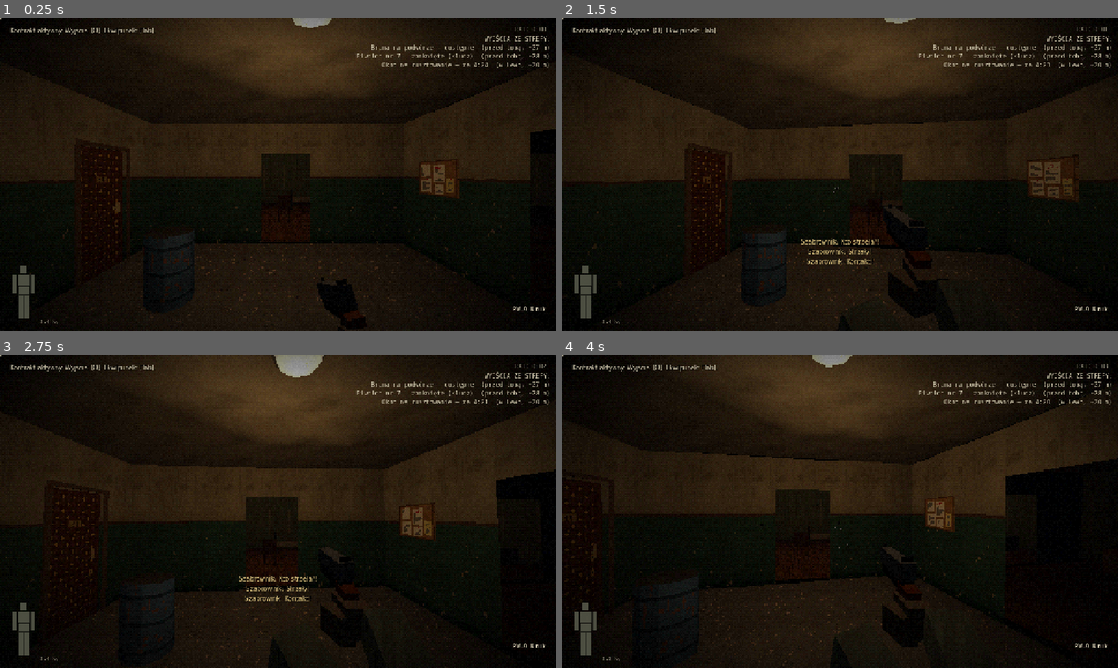
Above: before the commit, frames 1-4 (two rows, left to right).
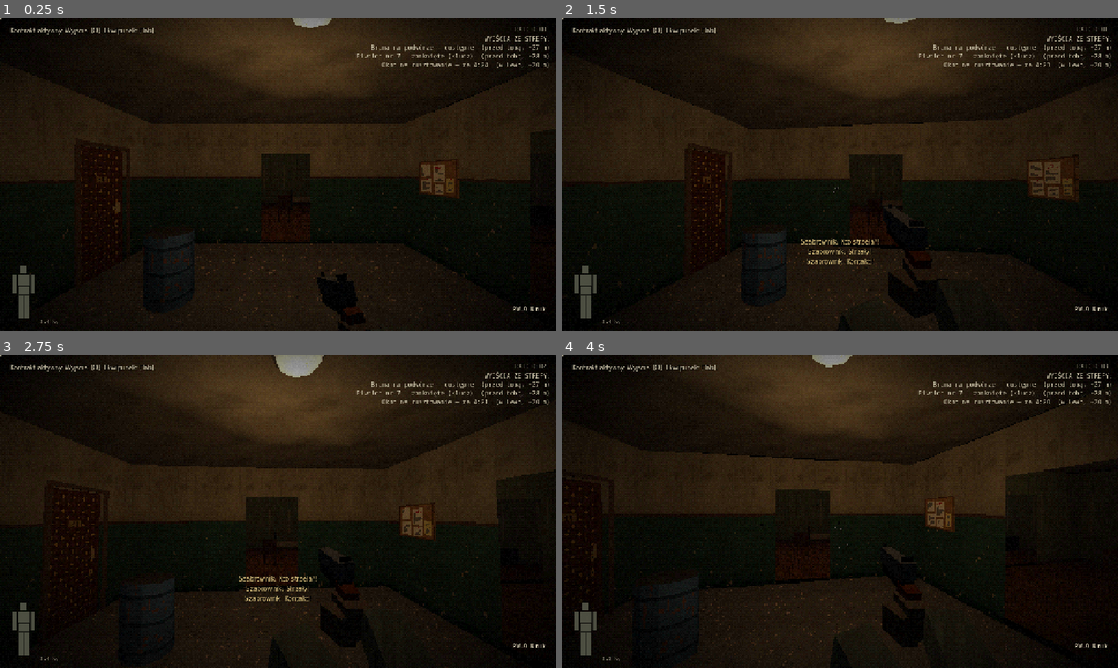
Above: after the commit, the same moments.

Repository: budownik1203/k-12
Game: Godot game, scene res://scenes/rajd.tscn
Two runs of this game, one before a commit and one after it. Both use one fixed random seed, a clock stepped at 60 frames per second and the inputs below. This scene is started directly instead of the project's main scene.
Inputs (mouse positions are in pixels of both pictures, inside the frame that each line leads up to):
- Up to frame 1 (0.25 s): no input
- Up to frame 2 (1.5 s): tap Enter at 0.5 s; move the mouse to (867, 174) at 0.52 s; hold Shift (bieg) 0.53-1.28 s; click (867, 174) at 0.67 s; tap Ctrl (kucanie) at 0.8, 1.35 s; move the mouse to (812, 174) at 1.27 s; click (812, 174) at 1.42 s
- Up to frame 3 (2.75 s): tap L (latarka) at 1.55, 2.1 s; move the mouse to (289, 505) at 2.02 s; press the mouse at (289, 505) at 2.03 s
- Up to frame 4 (4 s): move the mouse to (834, 517) at 2.77 s; release the mouse at (834, 517) at 2.78 s; click (834, 517) at 2.85 s; tap C at 3.05, 3.6 s; move the mouse to (878, 514) at 3.52 s; hold Shift (bieg) from 3.53 s (still down); click (878, 514) at 3.67 s

The runs differ from the first frame. In frame 1, 0.2% of the frame differs, in the area x 57-66%, y 81-99%; in frame 2, less than 0.1%; in frame 3, less than 0.1%; in frame 4, less than 0.1%.

Commit message:
Demo 0.1: oświetlenie per pomieszczenie, walidacja nawigacji po synchronizacji mapy, README, stan demo, zrzuty
Co-Authored-By: Claude Opus 5.5 <noreply@anthropic.com>
Claude-Session: https://claude.ai/code/session_01EgkBz72bYqcVRe933EWWux

Diff:
--- a/narzedzia/zbuduj_scene.gd
+++ /dev/null
@@ -1,173 +0,0 @@
-extends SceneTree
-## Składa scenę próbki z wygenerowanych modeli i zapisuje ją jako scenes/probka.tscn.
-## Uruchomienie (w katalogu projektu):  godot --headless --script res://narzedzia/zbuduj_scene.gd
-
-const H := 2.8
-const PIETRA := 2
-const M := "res://assets/models/"
-
-var scena: Node3D
-
-
-func _init() -> void:
-	scena = Node3D.new()
-	scena.name = "Probka"
-	scena.set_script(load("res://scripts/probka.gd"))
-
-	_srodowisko()
-	_dodaj("klatka_schodowa", Vector3.ZERO, 0, "KlatkaSchodowa")
-
-	# drzwi: [model, pozycja, obrót]
-	var drzwi := [
-		["drzwi_piwnica", Vector3(0, 0, 1.3), 90],
-		["drzwi_skaj_12", Vector3(0.75, 0, 2.6), 180],
-		["drzwi_skaj_13", Vector3(0, H, 1.3), 90],
-		["drzwi_skaj_12", Vector3(0.75, H, 0), 0],
-		["drzwi_skaj_14", Vector3(0.75, H, 2.6), 180],
-		["drzwi_skaj_14", Vector3(0, 2 * H, 1.3), 90],
-		["drzwi_skaj_13", Vector3(0.75, 2 * H, 0), 0],
-		["drzwi_skaj_12", Vector3(0.75, 2 * H, 2.6), 180],
-	]
-	for d in drzwi:
-		_dodaj(d[0], d[1], d[2])
-
-	_dodaj("skrzynki_pocztowe", Vector3(0.8, 1.15, 0), 0)
-	_dodaj("beczka", Vector3(0.36, 0, 0.36), 0)
-	_dodaj("hydrant", Vector3(4.75, H / 2 + 0.9, 0), 0)
-	_dodaj("tablica_ogloszen", Vector3(4.8, H / 2 + 1.25, 2.6), 180)
-	for k in PIETRA:
-		_dodaj("kaloryfer", Vector3(5.4, k * H + H / 2 + 0.1, 1.3), -90)
-	_dodaj("szafka", Vector3(5.05, H + H / 2, 0), 0)
-	_dodaj("skrzynia", Vector3(5.0, H + H / 2, 2.6), 180)
-
-	# lampy: pozycja mocowania, energia, awaria (0 = sprawna, -1 = bez skryptu migotania)
-	var lampy := [
-		[Vector3(0.8, H - 0.2, 1.3), 0.75, 0.08],
-		[Vector3(4.75, H + 1.2, 1.3), 0.6, 0.45],
-		[Vector3(0.8, 2 * H - 0.2, 1.3), 0.65, 0.7],
-		[Vector3(4.75, 3 * H, 1.3), 0.6, 1.0],
-		[Vector3(0.8, 3 * H, 1.3), 0.6, 1.0],
-	]
-	var i := 0
-	for l in lampy:
-		var p := _dodaj("plafon", l[0], 0, "Plafon%d" % i)
-		var light := OmniLight3D.new()
-		light.name = "Swiatlo%d" % i
-		light.position = l[0] + Vector3(0, -0.3, 0)
-		light.light_color = Color(1.0, 0.8, 0.58)
-		light.light_energy = l[1]
-		light.omni_range = 3.6
-		light.omni_attenuation = 2.0
-		if l[2] >= 0.0:
-			light.set_script(load("res://scripts/migotanie.gd"))
-			light.set("awaria", l[2])
-			light.set("plafon", NodePath("../" + p.name))
-		_own(light)
-		i += 1
-
-	# chłodne światło zza okien
-	for k in PIETRA:
-		var w := OmniLight3D.new()
-		w.name = "Okno%d" % k
-		w.position = Vector3(4.9, k * H + H / 2 + 1.5, 1.3)
-		w.light_color = Color(0.5, 0.56, 0.85)
-		w.light_energy = 0.2
-		w.omni_range = 3.2
-		_own(w)
-
-	_gracz()
-	_post()
-
-	var ps := PackedScene.new()
-	var err := ps.pack(scena)
-	if err == OK:
-		err = ResourceSaver.save(ps, "res://scenes/probka.tscn")
-	print("zapis sceny: ", error_string(err))
-	quit()
-
-
-func _own(n: Node, parent: Node = null) -> Node:
-	(parent if parent else scena).add_child(n)
-	n.owner = scena
-	return n
-
-
-func _dodaj(model: String, pos: Vector3, rot_deg: float, nazwa := "") -> Node3D:
-	var inst: Node3D = load(M + model + ".glb").instantiate()
-	inst.name = nazwa if nazwa != "" else model.to_pascal_case()
-	inst.position = pos
-	inst.rotation_degrees.y = rot_deg
-	scena.add_child(inst, true)
-	inst.owner = scena
-	return inst
-
-
-func _srodowisko() -> void:
-	var env := Environment.new()
-	env.background_mode = Environment.BG_COLOR
-	env.background_color = Color(0.005, 0.005, 0.008)
-	env.ambient_light_source = Environment.AMBIENT_SOURCE_COLOR
-	env.ambient_light_color = Color(0.42, 0.44, 0.52)
-	env.ambient_light_energy = 0.045
-	env.tonemap_mode = Environment.TONE_MAPPER_LINEAR
-	env.fog_enabled = true
-	env.fog_light_color = Color(0.012, 0.012, 0.016)
-	env.fog_density = 0.2
-	env.fog_sky_affect = 0.0
-	var we := WorldEnvironment.new()
-	we.name = "Srodowisko"
-	we.environment = env
-	_own(we)
-
-
-func _gracz() -> void:
-	var g := CharacterBody3D.new()
-	g.name = "Gracz"
-	g.set_script(load("res://scripts/gracz.gd"))
-	g.position = Vector3(0.8, 0.05, 1.9)
-	g.rotation_degrees.y = -90
-	_own(g)
-	var col := CollisionShape3D.new()
-	col.name = "Ksztalt"
-	var cap := CapsuleShape3D.new()
-	cap.radius = 0.28
-	cap.height = 1.75
-	col.shape = cap
-	col.position.y = 0.875
-	_own(col, g)
-	var head := Node3D.new()
-	head.name = "Glowa"
-	head.position.y = 1.62
-	_own(head, g)
-	var cam := Camera3D.new()
-	cam.name = "Kamera"
-	cam.fov = 75
-	cam.near = 0.05
-	cam.far = 60
-	cam.current = true
-	_own(cam, head)
-	var fl := SpotLight3D.new()
-	fl.name = "Latarka"
-	fl.position = Vector3(0.12, -0.12, 0)
-	fl.light_color = Color(1.0, 0.95, 0.82)
-	fl.light_energy = 2.4
-	fl.spot_range = 14.0
-	fl.spot_angle = 24.0
-	fl.spot_attenuation = 0.8
-	fl.shadow_enabled = true
-	fl.visible = false
-	_own(fl, cam)
-
-
-func _post() -> void:
-	var layer := CanvasLayer.new()
-	layer.name = "PostPSX"
-	_own(layer)
-	var rect := ColorRect.new()
-	rect.name = "Dither"
-	rect.set_anchors_preset(Control.PRESET_FULL_RECT)
-	rect.mouse_filter = Control.MOUSE_FILTER_IGNORE
-	var mat := ShaderMaterial.new()
-	mat.shader = load("res://shaders/psx_post.gdshader")
-	rect.material = mat
-	_own(rect, layer)
--- a/probka/gracz.gd
+++ /dev/null
@@ -1,63 +0,0 @@
-extends CharacterBody3D
-## Prosty kontroler FPS do oglądania próbki.
-## WSAD ruch, Shift bieg, Ctrl kucanie, F latarka, LPM łapie mysz, Esc ją puszcza.
-
-@export var walk_speed := 2.6
-@export var run_speed := 4.6
-@export var crouch_speed := 1.4
-@export var mouse_sens := 0.0022
-@export var stand_height := 1.62
-@export var crouch_height := 1.0
-
-@onready var head: Node3D = $Glowa
-@onready var camera: Camera3D = $Glowa/Kamera
-@onready var flashlight: SpotLight3D = $Glowa/Kamera/Latarka
-
-var controls_enabled := true
-var _bob := 0.0
-var _gravity := 9.8
-
-
-func _unhandled_input(event: InputEvent) -> void:
-	if not controls_enabled:
-		return
-	if event is InputEventMouseButton and event.pressed and Input.mouse_mode != Input.MOUSE_MODE_CAPTURED:
-		Input.mouse_mode = Input.MOUSE_MODE_CAPTURED
-	elif event is InputEventKey and event.pressed and not event.echo:
-		match event.keycode:
-			KEY_ESCAPE:
-				Input.mouse_mode = Input.MOUSE_MODE_VISIBLE
-			KEY_F:
-				flashlight.visible = not flashlight.visible
-	elif event is InputEventMouseMotion and Input.mouse_mode == Input.MOUSE_MODE_CAPTURED:
-		rotate_y(-event.relative.x * mouse_sens)
-		head.rotate_x(-event.relative.y * mouse_sens)
-		head.rotation.x = clamp(head.rotation.x, deg_to_rad(-85), deg_to_rad(85))
-
-
-func _physics_process(delta: float) -> void:
-	if not controls_enabled:
-		return
-	var crouch := Input.is_key_pressed(KEY_CTRL)
-	var run := Input.is_key_pressed(KEY_SHIFT) and not crouch
-	var dir := Vector3.ZERO
-	if Input.is_key_pressed(KEY_W): dir.z -= 1
-	if Input.is_key_pressed(KEY_S): dir.z += 1
-	if Input.is_key_pressed(KEY_A): dir.x -= 1
-	if Input.is_key_pressed(KEY_D): dir.x += 1
-	dir = (transform.basis * dir).normalized()
-	var speed := crouch_speed if crouch else (run_speed if run else walk_speed)
-	velocity.x = dir.x * speed
-	velocity.z = dir.z * speed
-	if not is_on_floor():
-		velocity.y -= _gravity * delta
-	else:
-		velocity.y = -0.5
-	move_and_slide()
-
-	# wysokość głowy i lekkie kołysanie przy chodzie
-	var target_h := crouch_height if crouch else stand_height
-	var moving := dir.length() > 0.1 and is_on_floor()
-	_bob += delta * speed * 3.2 if moving else 0.0
-	var bob := sin(_bob) * 0.035 if moving else 0.0
-	head.position.y = lerp(head.position.y, target_h + bob, 10.0 * delta)
--- a/probka/probka.gd
+++ /dev/null
@@ -1,48 +0,0 @@
-extends Node3D
-## Scena próbki. Z argumentem "-- --zrzuty <katalog>" robi serię zrzutów ekranu z ustalonych ujęć i kończy.
-
-const UJECIA := [
-	# nazwa, pozycja kamery, punkt, na który patrzy, latarka
-	["01_parter_wejscie", Vector3(1.45, 1.6, 2.35), Vector3(0.0, 1.0, 0.4), false],
-	["02_parter_schody", Vector3(0.9, 1.6, 0.75), Vector3(4.0, 2.3, 0.6), false],
-	["03_spocznik_okno", Vector3(4.25, 3.0, 2.25), Vector3(5.4, 2.6, 0.9), false],
-	["04_bieg_w_gore", Vector3(4.3, 3.0, 1.85), Vector3(1.0, 3.8, 2.0), false],
-	["05_podest_drzwi", Vector3(1.55, 4.4, 1.9), Vector3(0.0, 3.85, 0.6), false],
-	["06_dusza_klatki", Vector3(1.25, 7.25, 0.55), Vector3(3.3, 3.0, 1.3), true],
-	["07_spocznik_rupiecie", Vector3(4.2, 5.8, 1.2), Vector3(5.4, 4.7, 1.4), false],
-	["08_ciemne_pietro", Vector3(4.5, 5.85, 1.9), Vector3(0.6, 6.6, 1.3), true],
-]
-
-
-func _ready() -> void:
-	var args := OS.get_cmdline_user_args()
-	var i := args.find("--zrzuty")
-	if i >= 0:
-		var dir: String = args[i + 1] if args.size() > i + 1 else "user://zrzuty"
-		_zrzuty.call_deferred(dir)
-
-
-func _zrzuty(dir: String) -> void:
-	seed(7)
-	DirAccess.make_dir_recursive_absolute(dir)
-	var gracz := $Gracz
-	gracz.controls_enabled = false
-	var cam: Camera3D = gracz.get_node("Glowa/Kamera")
-	var lat: SpotLight3D = cam.get_node("Latarka")
-	# kamera odłączona od gracza, żeby ustawiać ją swobodnie
-	var free_cam := Camera3D.new()
-	free_cam.fov = cam.fov
-	add_child(free_cam)
-	lat.reparent(free_cam, false)
-	free_cam.make_current()
-	for u in UJECIA:
-		free_cam.global_position = u[1]
-		free_cam.look_at(u[2], Vector3.UP)
-		lat.visible = u[3]
-		for f in 12:
-			await get_tree().process_frame
-		await RenderingServer.frame_post_draw
-		var img := get_viewport().get_texture().get_image()
-		img.save_png(dir.path_join(u[0] + ".png"))
-		print("zrzut: ", u[0])
-	get_tree().quit()
--- a/project.godot
+++ b/project.godot
@@ -42,3 +42,5 @@
 textures/canvas_textures/default_texture_filter=0
 textures/default_filters/use_nearest_mipmap_filter=true
 anti_aliasing/quality/msaa_3d=0
+limits/opengl/max_lights_per_object=16
+limits/opengl/max_renderable_lights=64
--- a/scripts/autoload/gra.gd
+++ b/scripts/autoload/gra.gd
@@ -4,7 +4,7 @@
 signal halas(pozycja: Vector3, zasieg: float, zrodlo: Node)
 signal zmiana_bonow
 
-const ZAPIS := "user://zapis_k12.json"
+var ZAPIS := "user://zapis_k12.json"
 const WERSJA := 1
 
 var bony := 0
@@ -20,6 +20,10 @@
 
 
 func _ready() -> void:
+	# testy automatyczne nie nadpisują zapisu gracza
+	var a := OS.get_cmdline_user_args()
+	if a.has("--test") or a.has("--walka") or a.has("--ewakuacja") or a.has("--zrzuty") or a.has("--test_zapis"):
+		ZAPIS = "user://zapis_test.json"
 	if not wczytaj():
 		nowa_gra()
 
--- a/scripts/swiat/generator.gd
+++ b/scripts/swiat/generator.gd
@@ -68,13 +68,16 @@
 	swiat.add_child(cialo_scian)
 	_uklad()
 	_typy()
+	# geometria osobno dla każdego pomieszczenia: renderer Compatibility oświetla obiekt
+	# co najwyżej kilkoma światłami, więc jeden obiekt na cały poziom gasiłby dalsze lampy
 	for k in komorki:
+		bud = Kit.Budowniczy.new()
 		_pomieszczenie(k)
+		var mi := MeshInstance3D.new()
+		mi.name = "Pomieszczenie_%d_%d" % [k.x, k.y]
+		mi.mesh = bud.zbuduj({"okno": 0.5})
+		swiat.add_child(mi)
 	_sciany_wspolne()
-	var mi := MeshInstance3D.new()
-	mi.name = "Geometria"
-	mi.mesh = bud.zbuduj({"okno": 0.5})
-	swiat.add_child(mi)
 	_podloga_kolizja()
 	for k in komorki:
 		_wyposaz(k)
--- a/scripts/ui/scena_rajd.gd
+++ b/scripts/ui/scena_rajd.gd
@@ -73,9 +73,13 @@
 func _nawigacja_ze_sprawdzeniem() -> void:
 	var mapa := swiat.get_world_3d().navigation_map
 	for proba in 8:
+		var it0 := NavigationServer3D.map_get_iteration_id(mapa)
 		var region := Widok3D.wypiecz_nawigacje(swiat)
-		await get_tree().physics_frame
-		await get_tree().physics_frame
+		# czekamy, aż serwer nawigacji przeliczy mapę z nową siatką
+		for f in 120:
+			await get_tree().physics_frame
+			if NavigationServer3D.map_get_iteration_id(mapa) != it0 and NavigationServer3D.map_get_closest_point(mapa, info["start"]).distance_to(info["start"]) < 1.0:
+				break
 		var naprawione := false
 		for k in info["komorki"]:
 			var pts: Array = gen.punkty_drzwi(k)
@@ -84,6 +88,8 @@
 				var q2 := NavigationServer3D.map_get_closest_point(mapa, pts[i])
 				var sc := NavigationServer3D.map_get_path(mapa, q1, q2, true)
 				if sc.is_empty() or sc[sc.size() - 1].distance_to(q2) > 0.35:
+					if OS.get_cmdline_user_args().has("--test"):
+						print("  naprawa: %s %s typ=%s q1=%s q2=%s koniec=%s" % [proba, k, info["komorki"][k]["typ"], q1, q2, sc[sc.size() - 1] if sc.size() > 0 else "brak"])
 					if gen.usun_srodkowy_mebel(k):
 						naprawione = true
 					break
@@ -305,6 +311,7 @@
 	if not pojemniki.is_empty() and ekran_ekw:
 		var pj: Pojemnik = pojemniki[0]
 		pj.odkryte = 2
+		gracz.global_position = pj.global_position + Vector3(0.8, 0.05, 0.8)
 		ekran_ekw.otworz(pj)
 		for f in 10:
 			await get_tree().process_frame
@@ -319,6 +326,11 @@
 func _test_walki() -> void:
 	for i in 20:
 		await get_tree().physics_frame
+	if gracz.ekw.sloty["glowna"] == null:
+		gracz.ekw.sloty["glowna"] = Gra.nowy_naladowany("pm63", "a_9x18")
+		gracz.ekw.dodaj(Gra.magazynek("mag_pm63", "a_9x18", 25))
+		gracz.ekw.dodaj(Gra.magazynek("mag_pm63", "a_9x18", 25))
+	gracz._wybierz_bron("glowna")
 	var wrogowie := get_tree().get_nodes_in_group("wrogowie").filter(func(w): return w.frakcja == ("najemnik" if OS.get_cmdline_user_args().has("--najemnicy") else "szabrownik"))
 	var start := gracz.global_position
 	var n := 0
@@ -349,11 +361,15 @@
 		var dir := (p - gracz.kamera.global_position).normalized()
 		gracz._pitch = asin(clampf(dir.y, -1, 1))
 		gracz.glowa.rotation.x = gracz._pitch
-		if fmod(t, 0.5) < get_physics_process_delta_time() and gracz.bron.przedmiot:
-			gracz.bron.cooldown = 0.0
-			gracz.bron.spust_puszczony = true
-			gracz.bron._sprobuj_strzal({"kucanie": 0.0, "celnosc": 1.0})
-			strzaly += 1
+		var b := gracz.bron
+		if b.przedmiot and b.stan == "gotowa":
+			if b.przedmiot.dane["komora"] == "" and b.przedmiot.dane.get("wewn", 0) == 0:
+				b._zacznij_przeladowanie(false)
+			elif fmod(t, 0.25) < get_physics_process_delta_time():
+				b.cooldown = 0.0
+				b.spust_puszczony = true
+				b._sprobuj_strzal({"kucanie": 0.0, "celnosc": 1.0})
+				strzaly += 1
 	var zywi := get_tree().get_nodes_in_group("wrogowie").filter(func(w): return not w.cialo.martwy).size()
 	for w in get_tree().get_nodes_in_group("wrogowie").slice(0, 3):
 		print("  wróg %s stan=%s widzi=%s wykrycie=%.2f hp=%.0f%% dyst=%.1f" % [w.nazwa_jednostki, w.stan, w.widzi, w.wykrycie, w.cialo.procent() * 100, w.global_position.distance_to(gracz.global_position)])
--- a/tests/test_ekwipunek.gd
+++ b/tests/test_ekwipunek.gd
@@ -2,6 +2,7 @@
 ## Test logiki ekwipunku: godot --headless --path . res://tests/test_ekwipunek.tscn
 
 func _ready() -> void:
+	Gra.ZAPIS = "user://zapis_test.json"
 	var bledy := 0
 
 	var s := Siatka.new(4, 2, 0.3)
--- a/tests/test_ui.gd
+++ b/tests/test_ui.gd
@@ -6,6 +6,7 @@
 
 
 func _ready() -> void:
+	Gra.ZAPIS = "user://zapis_test.json"
 	Gra.nowa_gra()
 	var ekran = load("res://scripts/ui/ekran_ekwipunku.gd").new()
 	ekran.tryb_bazy = true
Not shown, added: docs/.gdignore
Binary file removed: docs/zrzuty/01_parter_wejscie.png
Not shown, removed: docs/zrzuty/01_parter_wejscie.png.import
Binary file removed: docs/zrzuty/02_parter_schody.png
Not shown, removed: docs/zrzuty/02_parter_schody.png.import
Binary file removed: docs/zrzuty/03_spocznik_okno.png
Not shown, removed: docs/zrzuty/03_spocznik_okno.png.import
Binary file removed: docs/zrzuty/04_bieg_w_gore.png
Not shown, removed: docs/zrzuty/04_bieg_w_gore.png.import
Binary file removed: docs/zrzuty/05_podest_drzwi.png
Not shown, removed: docs/zrzuty/05_podest_drzwi.png.import
Binary file removed: docs/zrzuty/06_dusza_klatki.png
(and 18 more such lines)
